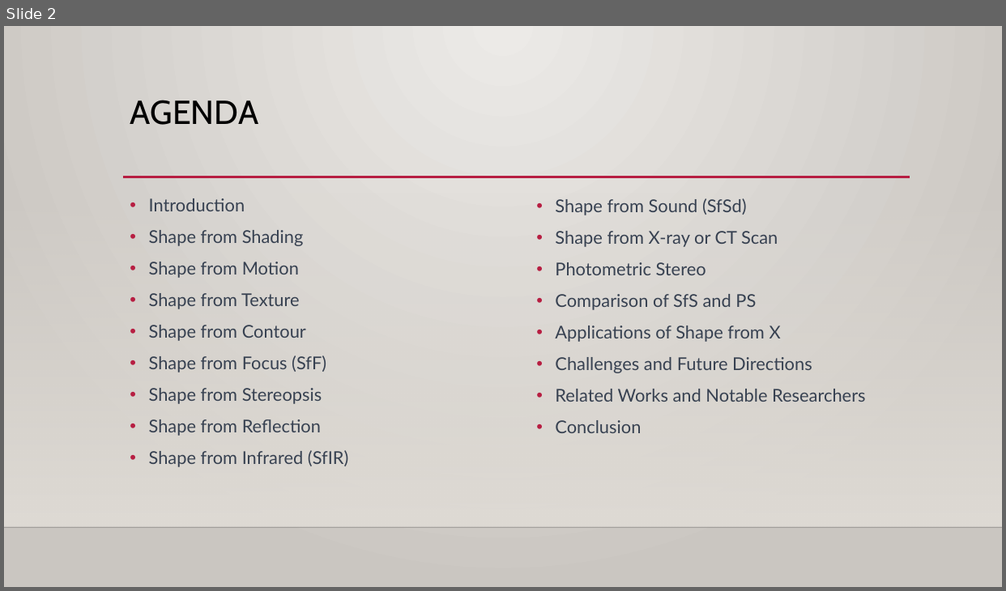
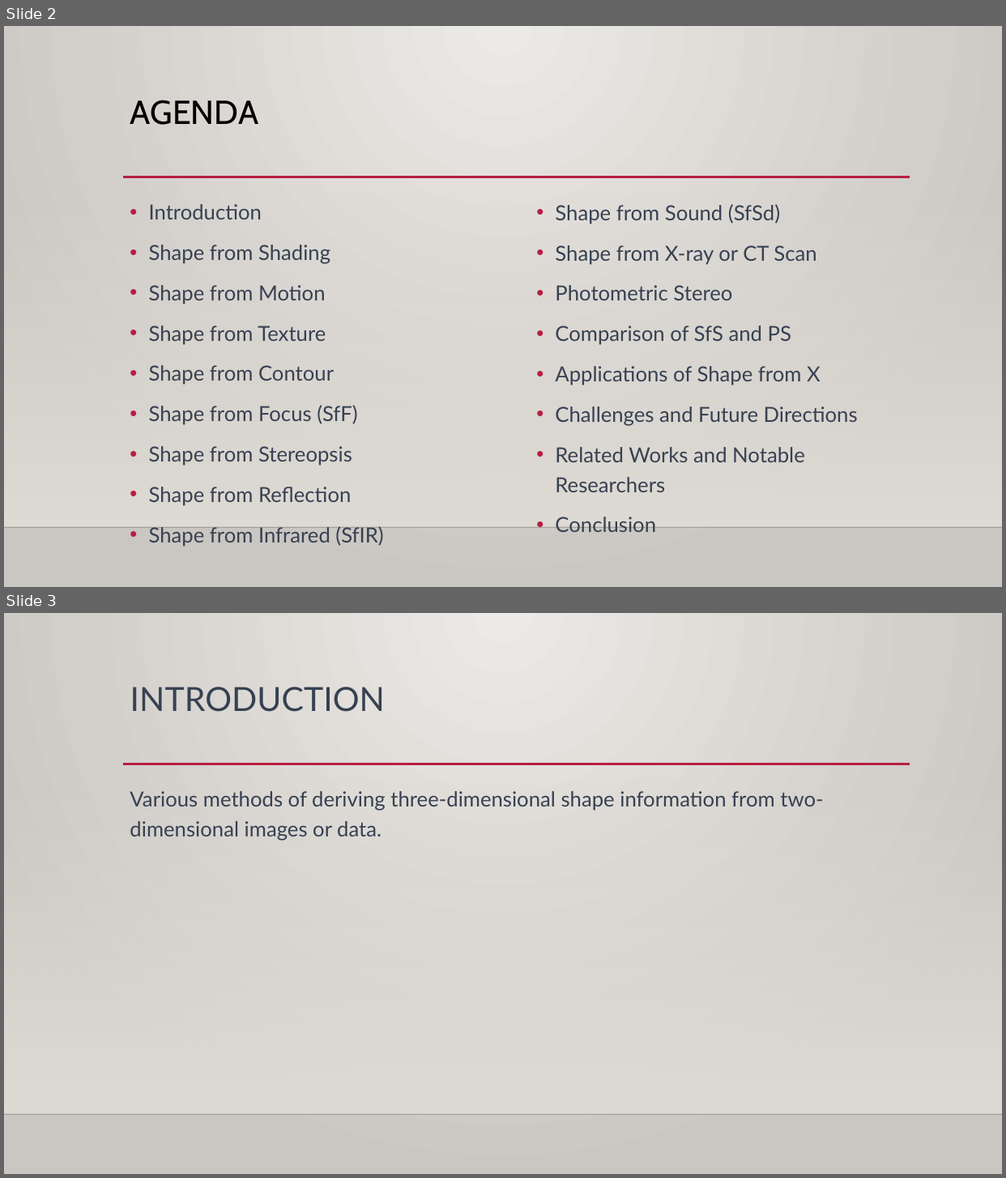
Before and after one commit to SC-One/ShapeFromX_Uni_report, a slide deck: Presentation/ShapeFromX_v1.pptx. Shown one above the other, each under a label of ours: slide 2 before the commit, slides 2 and 3 after it. The pictures are 1006x591 and 1006x1178 pixels, drawn with LibreOffice and Linux fonts; fonts in the diff are those of the drawing; background and template pictures are left out. Boxes give left, top, right and bottom in pixels: in the first picture for what was removed or moved away, otherwise in the second. Text is boxed around its words. In the diff, an @@ line names an element or a change of style, - is before the commit and + after.

```diff
--- a/Presentation/ShapeFromX_v1.pptx
+++ b/Presentation/ShapeFromX_v1.pptx
@@ slide 3 added at (x1=4, y1=613, x2=1002, y2=1174), background gradient #ECEAE7 to #CAC7C1; not listed: 3 template elements that a slide beside it also shows @@
@@ title added at (x1=130, y1=687, x2=385, y2=712), 32 pt, text #374151 @@
+INTRODUCTION
@@ text added at (x1=130, y1=791, x2=823, y2=841), 20 pt, text #374151 @@
+Various methods of deriving three-dimensional shape information from two-dimensional images or data.
@@ slide 2 changed as well @@
@@ text "Introduction" at (x1=149, y1=204, x2=383, y2=547): size 17 to 20 pt; line spacing 1 to 1.2 @@
@@ text "Shape from Sound (SfSd)" at (x1=555, y1=204, x2=858, y2=532): size 17 to 20 pt; line spacing 1 to 1.2 @@
```
Also in this commit, not shown: 4 other slides changed, 12 other slides added, 2 slides removed.
